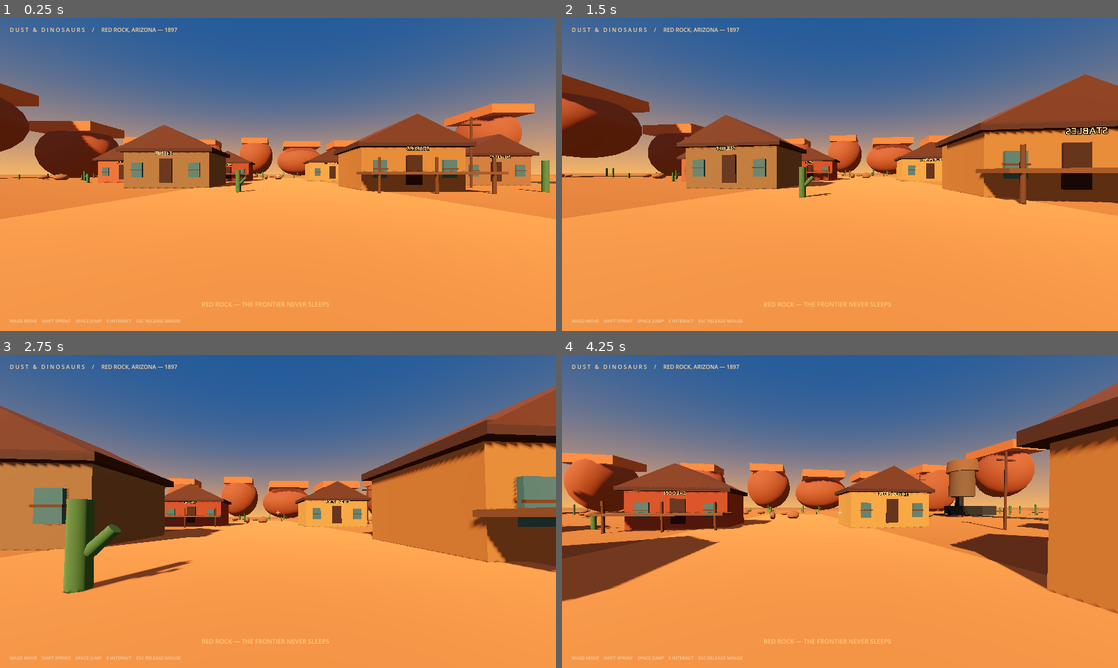
Above: before the commit, frames 1-4 (two rows, left to right).
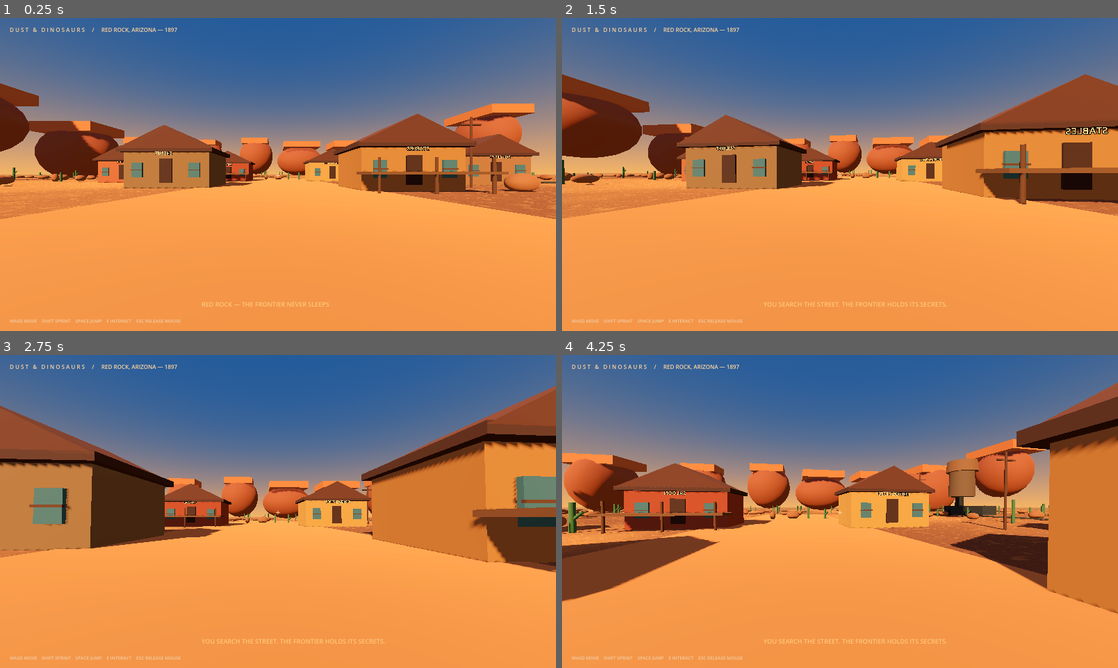
Above: after the commit, the same moments.

Repository: langermkyt-create/DUST-DINOSAURS
Game: Godot game, scene res://scenes/main.tscn
Two runs of this game, one before a commit and one after it. Both use one fixed random seed, a clock stepped at 60 frames per second and the inputs below.
Inputs (mouse positions are in pixels of both pictures, inside the frame that each line leads up to):
- Up to frame 1 (0.25 s): no input
- Up to frame 2 (1.5 s): tap Enter at 0.5 s; move the mouse to (867, 174) at 0.52 s; hold W from 0.53 s (still down); tap E at 0.6 s; tap Space at 0.77 s; move the mouse to (812, 174) at 1.27 s; tap Shift at 1.35 s
- Up to frame 3 (2.75 s): keep holding W; tap Space at 1.52 s; move the mouse to (289, 505) at 2.02 s; tap E at 2.1 s
- Up to frame 4 (4.25 s): keep holding W; move the mouse to (834, 517) at 2.77 s; tap Shift at 2.85 s; tap Space at 3.02, 3.77 s; move the mouse to (878, 514) at 3.52 s; tap E at 3.6 s

The runs differ from the first frame. In frame 1, 2.3% of the frame differs, in the area x 0-100%, y 45-65%; in frame 2, 1.4%; in frame 3, 2.5%; in frame 4, 3.5%, in the area x 0-88%, y 46-93%.

Commit message:
Add procedural desert surface detail and wire interaction input

Diff:
--- a/scripts/world.gd
+++ b/scripts/world.gd
@@ -9,6 +9,55 @@
 	_build_dinosaur_herd()
 	_build_player()
 	_build_hud()
+func _terrain_material() -> ShaderMaterial:
+	var shader := Shader.new()
+	shader.code = """
+shader_type spatial;
+render_mode diffuse_burley, specular_schlick_ggx;
+varying vec3 world_position;
+float hash21(vec2 p) {
+	p = fract(p * vec2(123.34, 456.21));
+	p += dot(p, p + 45.32);
+	return fract(p.x * p.y);
+}
+float noise2(vec2 p) {
+	vec2 i = floor(p);
+	vec2 f = fract(p);
+	f = f * f * (3.0 - 2.0 * f);
+	return mix(mix(hash21(i), hash21(i + vec2(1.0, 0.0)), f.x),
+		mix(hash21(i + vec2(0.0, 1.0)), hash21(i + vec2(1.0, 1.0)), f.x), f.y);
+}
+float fbm(vec2 p) {
+	float value = 0.0;
+	float amplitude = 0.5;
+	for (int i = 0; i < 5; i++) {
+		value += noise2(p) * amplitude;
+		p *= 2.03;
+		amplitude *= 0.5;
+	}
+	return value;
+}
+void vertex() {
+	world_position = (MODEL_MATRIX * vec4(VERTEX, 1.0)).xyz;
+}
+void fragment() {
+	float broad = fbm(world_position.xz * 0.035);
+	float grain = noise2(world_position.xz * 2.8);
+	float flecks = noise2(world_position.xz * 18.0);
+	vec3 dust = vec3(0.34, 0.205, 0.125);
+	vec3 ochre = vec3(0.56, 0.355, 0.215);
+	vec3 pale = vec3(0.68, 0.48, 0.30);
+	vec3 ground = mix(dust, ochre, smoothstep(0.22, 0.78, broad));
+	ground = mix(ground, pale, smoothstep(0.68, 0.9, grain) * 0.24);
+	ground *= 0.91 + flecks * 0.16;
+	ALBEDO = ground;
+	ROUGHNESS = 0.96;
+}
+"""
+	var material := ShaderMaterial.new()
+	material.shader = shader
+	return material
+
 func _material(color: Color, roughness := 0.9, metallic := 0.0) -> StandardMaterial3D:
 	var m := StandardMaterial3D.new()
 	m.albedo_color = color
@@ -80,18 +129,18 @@
 	ground_shape.shape = ground_collision
 	ground_shape.position.y = -0.5
 	terrain.add_child(ground_shape)
-	_mesh(self, ground, _material(Color(0.48, 0.29, 0.16)), Vector3.ZERO)
+	_mesh(self, ground, _terrain_material(), Vector3.ZERO)
 	for i in range(22):
 		var angle := TAU * float(i) / 22.0
 		var radius := randf_range(125.0, 190.0)
 		var p := Vector3(cos(angle) * radius, randf_range(13.0, 25.0), sin(angle) * radius)
 		_sphere(self, p, Vector3(randf_range(22, 42), randf_range(22, 42), randf_range(22, 42)), Color(0.43, 0.22, 0.15))
 		_box(self, p + Vector3(0, 13, 0), Vector3(randf_range(18, 35), 5, randf_range(18, 35)), Color(0.58, 0.31, 0.2))
-	for i in range(95):
+	for i in range(260):
 		var p := Vector3(randf_range(-110, 110), 0.8, randf_range(-110, 110))
 		if Vector2(p.x, p.z).length() > 23:
 			_sphere(self, p, Vector3(randf_range(1, 3.5), randf_range(0.7, 2.0), randf_range(1, 3)), Color(0.45, 0.27, 0.18))
-	for i in range(125):
+	for i in range(190):
 		var p := Vector3(randf_range(-115, 115), 0, randf_range(-115, 115))
 		if Vector2(p.x, p.z).length() > 20:
 			var h := randf_range(1.3, 3.8)
@@ -183,6 +232,7 @@
 func _build_player() -> void:
 	player = CharacterBody3D.new()
 	player.set_script(PlayerScript)
+	player.interacted.connect(_on_player_interacted)
 	player.position = Vector3(0, 0.2, 38)
 	add_child(player)
 func _build_hud() -> void:
@@ -215,6 +265,5 @@
 	message_label.set_anchors_and_offsets_preset(Control.PRESET_CENTER_BOTTOM)
 	message_label.position = Vector2(-220, -90)
 	layer.add_child(message_label)
-func _process(_delta: float) -> void:
-	if is_instance_valid(player) and Input.is_action_just_pressed("interact"):
-		message_label.text = "THE OLD WEST IS FULL OF SECRETS. KEEP YOUR EYES OPEN."
+func _on_player_interacted() -> void:
+	message_label.text = "YOU SEARCH THE STREET. THE FRONTIER HOLDS ITS SECRETS."
